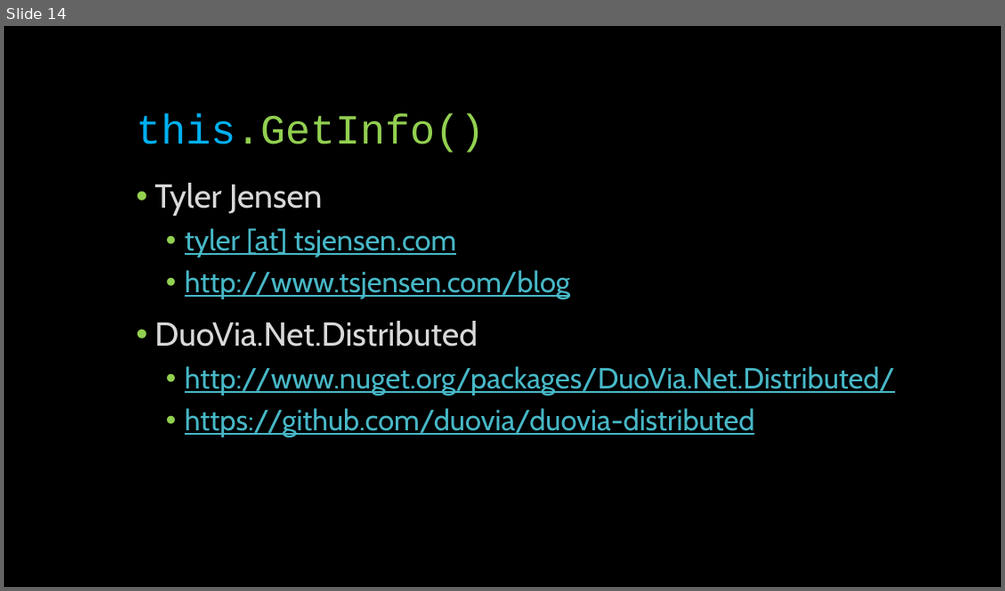
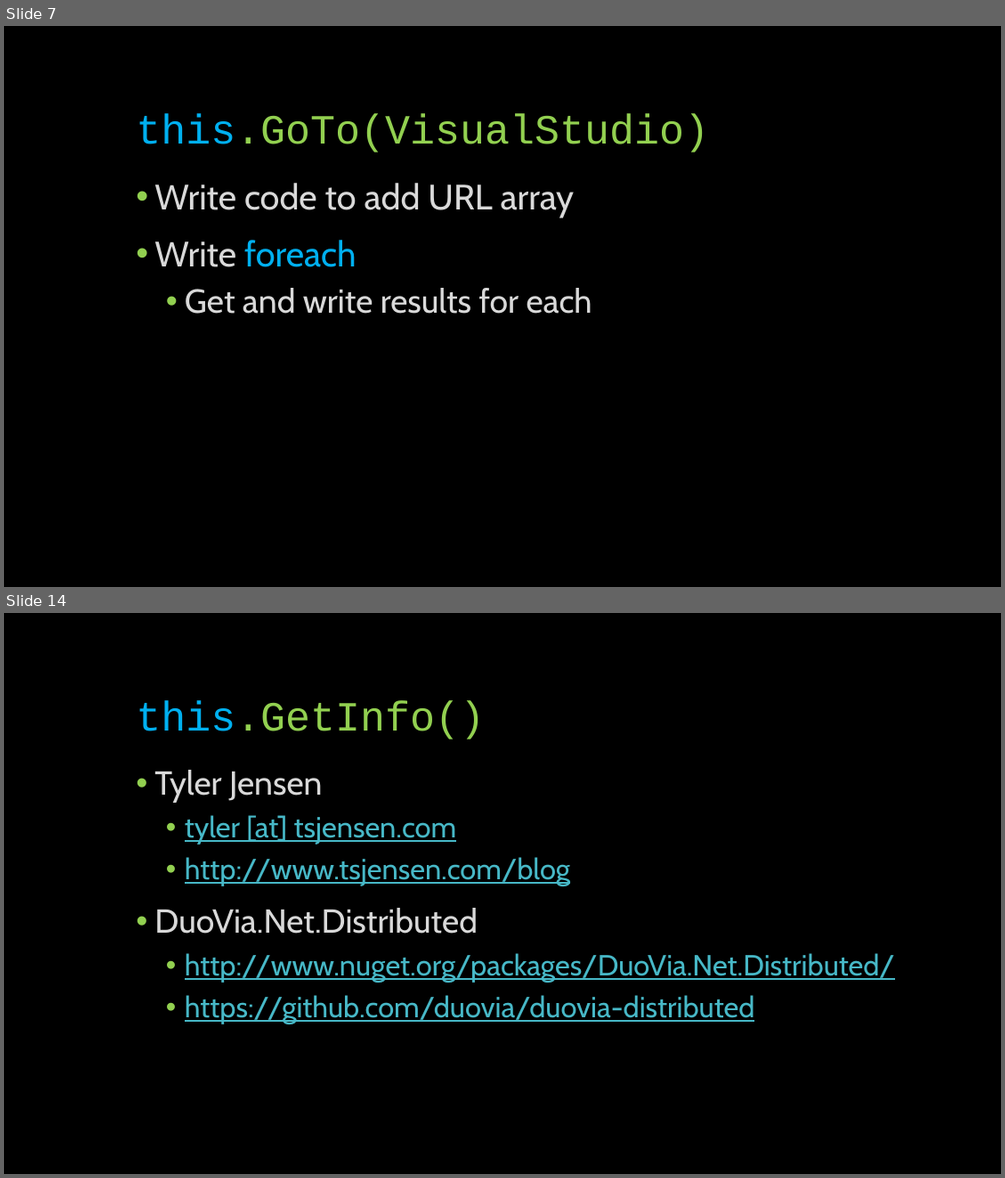
Before and after one commit to glennneiger/duovia-distributed, a slide deck: docs/distributed_demo.pptx. Shown one above the other, each under a label of ours: slide 14 before the commit, slides 7 and 14 after it; the slides between them are not shown. The pictures are 1005x591 and 1005x1178 pixels, drawn with LibreOffice and Linux fonts; fonts in the diff are those of the drawing. Boxes give left, top, right and bottom in pixels: in the first picture for what was removed or moved away, otherwise in the second. Text is boxed around its words. In the diff, an @@ line names an element or a change of style, - is before the commit and + after.

```diff
--- a/docs/distributed_demo.pptx
+++ b/docs/distributed_demo.pptx
@@ slide 7 added at box(4, 26, 1001, 587), background #000000 @@
@@ title added at box(136, 114, 709, 152), 40 pt, text #92D050 @@
+this.GoTo(VisualStudio)
@@ text added at box(154, 183, 592, 313), 34 pt, text #D9D9D9 @@
+• Write code to add URL array
+• Write foreach
+  • Get and write results for each
```
Also in this commit, not shown: 4 slides changed, 8 other slides added, 9 slides removed, 4 other files.
